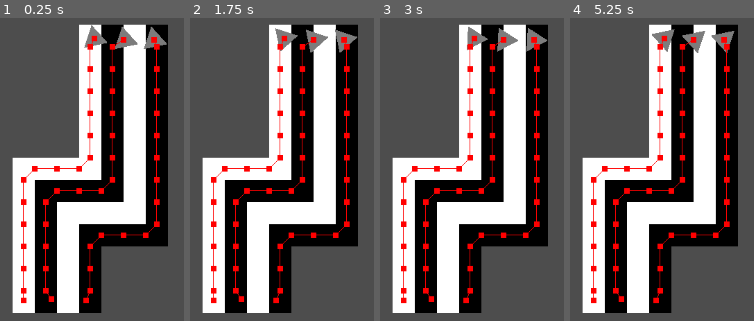
Above: before the commit, frames 1-4 (left to right).
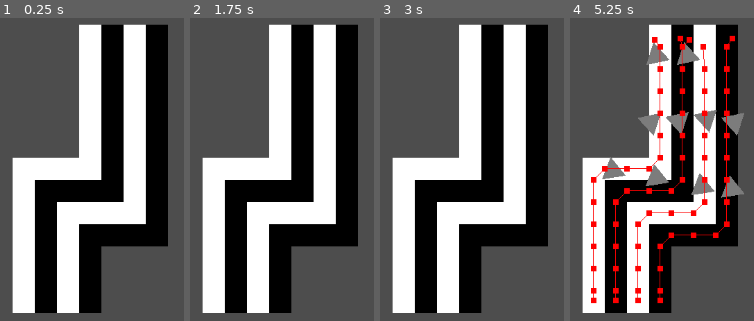
Above: after the commit, the same moments.

Repository: gluemagazine/square-tower-defence
Game: Godot game, scene res://scenes/map_template.tscn
Same seed, same stepped clock (60 frames per second), same inputs: the game is played once before the commit and once after it. The project has no main scene, so this scene is started directly.
Inputs:
- Up to frame 1 (0.25 s): no input
- Up to frame 2 (1.75 s): no input
- Up to frame 3 (3 s): no input
- Up to frame 4 (5.25 s): no input

The runs differ from the first frame. In frame 1, 6.1% of the frame differs, in the area x 11-91%, y 2-95%; in frame 2, 6.1%; in frame 3, 6.1%; in frame 4, 7.7%, in the area x 17-95%, y 3-95%.

Commit message:
basic enemies, waves, and spawners work

Diff:
--- a/square-tower-defence/enemies/Enemy Template.tscn
+++ b/square-tower-defence/enemies/Enemy Template.tscn
@@ -17,7 +17,7 @@
 }
 health = 10
 damage = 10
-speed = 100
+speed = 50
 metadata/_custom_type_script = "uid://n1c5q3ar4ftf"
 
 [sub_resource type="RectangleShape2D" id="RectangleShape2D_icmaq"]
@@ -130,4 +130,5 @@
 
 [node name="NavigationAgent2D" type="NavigationAgent2D" parent="."]
 path_postprocessing = 1
+radius = 3.0
 debug_enabled = true
--- a/square-tower-defence/enemies/enemy_template.gd
+++ b/square-tower-defence/enemies/enemy_template.gd
@@ -1,25 +1,31 @@
 extends CharacterBody2D
+class_name Enemy
 @export var stats : EnemyResource
 @export var panel : Panel
 @export var animation : AnimationPlayer
 @export var health : HealthComponent
-@export var target : Marker2D
+@export var target : Node2D
 @export var nav : NavigationAgent2D
 @export var path_num : int = 1
 var shader : Shader = preload("uid://chudojcwfpmos").duplicate()
 var speed
+
+signal killed
 
 func _ready() -> void:
 	if target:
 		nav.target_position = target.global_position
 	else:
 		print("no target")
+	if nav.avoidance_enabled:
+		nav.velocity_computed.connect(on_velocity_computed)
 	nav.set_navigation_layer_value(1,false)
-	nav.set_navigation_layer_value(pow(2,path_num-1),true)
+	nav.set_navigation_layer_value(path_num,true)
 	speed = stats.speed
 
 	health.max_health = stats.health
 	health.health = stats.health
+	health.death.connect(die)
 
 	panel.material = panel.material.duplicate(true)
 	panel.material.set_shader_parameter("edges",stats.sides)
@@ -27,4 +33,18 @@
 	animation.play(stats.animations["walk"])
 
 func _physics_process(delta: float) -> void:
-	nav.get_next_path_position()
+	var next_position = nav.get_next_path_position()
+	var new_velocity = global_position.direction_to(next_position) * speed
+	if nav.avoidance_enabled:
+		nav.set_velocity(new_velocity)
+	else:
+		on_velocity_computed(new_velocity)
+	move_and_slide()
+
+func on_velocity_computed(safe_elocity):
+	velocity = safe_elocity
+
+func die():
+	killed.emit(self)
+	await get_tree().physics_frame
+	queue_free()
--- /dev/null
+++ b/square-tower-defence/enemies/manual_spawner.gd
@@ -0,0 +1,19 @@
+extends Node2D
+class_name ManualSpawner
+
+@export var path_num : int
+@export var new_parent : Node
+@export var target : Node2D
+var enemy_scene = preload("uid://biekub6ra6v5j")
+
+func spawn(enemy : EnemyResource):
+	var instance = enemy_scene.instantiate()
+	instance.stats = enemy
+	instance.global_position = global_position
+	instance.target = target
+	instance.path_num = path_num
+	if new_parent:
+		new_parent.add_child(instance)
+	else:
+		get_parent().add_child(instance)
+	return instance
--- /dev/null
+++ b/square-tower-defence/enemies/spawner.gd
@@ -0,0 +1,13 @@
+extends Node2D
+class_name StaticSpawner
+@export var enemy : EnemyResource
+@export var interval : float = 1.0
+var enemy_scene = preload("uid://biekub6ra6v5j")
+
+func spawn():
+	var instance = enemy_scene.instantiate()
+	instance.stats = enemy
+	instance.global_position = global_position
+	get_parent().add_child(instance)
+	await  get_tree().create_timer(interval)
+	spawn()
--- /dev/null
+++ b/square-tower-defence/enemies/wave_manager.gd
@@ -0,0 +1,73 @@
+extends Node
+class_name WaveManager
+
+@export var spawner_array : Array[ManualSpawner]
+var spawners : Dictionary[int,ManualSpawner]
+var options = []
+
+@export var waves : Array[Wave] = []
+var wave_length : int = 10
+var final_wave : bool = false
+
+var current_enemies : Array[Enemy] = []
+var current_wave : Wave
+
+var timer : Timer
+
+func _ready() -> void:
+	for i in range(spawner_array.size()):
+		spawners[i+1] = spawner_array[i]
+	for key in spawners:
+		if spawners[key] != null:
+			options.append(key)
+	timer = Timer.new()
+	timer.autostart = false
+	timer.one_shot = true
+	timer.wait_time = 3
+	add_child(timer)
+	timer.timeout.connect(next_wave)
+	timer.start()
+
+func next_wave():
+	if final_wave:
+		return
+	current_wave = waves.pop_front().duplicate()
+	if waves == []:
+		final_wave = true
+	timer.wait_time = current_wave.duration
+	timer.start()
+	spawn_wave()
+
+func spawn_wave():
+	var n_of_spawners = options.size()
+	var num_spawned = 0
+	var spawn_again : bool = false
+	var keep_spawning = false
+	for key in current_wave.enemies:
+		if spawn_again:
+			break
+		for i in range(current_wave.enemies[key]):
+			if current_wave.enemies[key] <= 0:
+				break
+			var new_enemy = spawners[i % (n_of_spawners) + 1].spawn(key)
+			current_enemies.append(new_enemy)
+			new_enemy.killed.connect(check_for_wave_end)
+			num_spawned += 1
+			current_wave.enemies[key] -= 1
+			if num_spawned >= options.size():
+				spawn_again = true
+				break
+	if spawn_again:
+		await get_tree().create_timer(current_wave.spawn_interval).timeout
+		spawn_wave()
+
+
+func check_for_wave_end(erased_enemy):
+
+	if erased_enemy in current_enemies:
+		current_enemies.erase(erased_enemy)
+	if current_enemies == []:
+		timer.stop()
+		spawn_wave()
+		if final_wave:
+			print("victory, change effect later")
--- /dev/null
+++ b/square-tower-defence/resources/enemies/basic enemy.tres
@@ -0,0 +1,17 @@
+[gd_resource type="Resource" script_class="EnemyResource" load_steps=2 format=3 uid="uid://40154clyob1r"]
+
+[ext_resource type="Script" uid="uid://n1c5q3ar4ftf" path="res://resources/enemies/enemy_resource.gd" id="1_6v01x"]
+
+[resource]
+script = ExtResource("1_6v01x")
+sides = 3
+color = Color(0.697578, 0.697578, 0.697578, 1)
+animations = {
+&"attack": "attack",
+&"hurt": "hurt",
+&"walk": "walk"
+}
+health = 10
+damage = 10
+speed = 50
+metadata/_custom_type_script = "uid://n1c5q3ar4ftf"
--- /dev/null
+++ b/square-tower-defence/resources/waves/basic wave.tres
@@ -0,0 +1,14 @@
+[gd_resource type="Resource" script_class="Wave" load_steps=4 format=3 uid="uid://ce5c5uu5q1ncf"]
+
+[ext_resource type="Script" uid="uid://n1c5q3ar4ftf" path="res://resources/enemies/enemy_resource.gd" id="1_30iub"]
+[ext_resource type="Script" uid="uid://cimw6eha4lytp" path="res://resources/waves/wave.gd" id="2_e0hr8"]
+[ext_resource type="Resource" uid="uid://40154clyob1r" path="res://resources/enemies/basic enemy.tres" id="2_uvwfk"]
+
+[resource]
+script = ExtResource("2_e0hr8")
+enemies = Dictionary[ExtResource("1_30iub"), int]({
+ExtResource("2_uvwfk"): 10
+})
+duration = 10.0
+spawn_interval = 1.0
+metadata/_custom_type_script = "uid://cimw6eha4lytp"
--- /dev/null
+++ b/square-tower-defence/resources/waves/wave.gd
@@ -0,0 +1,5 @@
+extends Resource
+class_name Wave
+@export var enemies : Dictionary[EnemyResource,int] = {}
+@export var duration : float = 10
+@export var spawn_interval : float = 1.0
--- a/square-tower-defence/scenes/map_template.tscn
+++ b/square-tower-defence/scenes/map_template.tscn
@@ -1,10 +1,13 @@
-[gd_scene load_steps=17 format=4 uid="uid://kl6qgmxpv6il"]
+[gd_scene load_steps=20 format=4 uid="uid://kl6qgmxpv6il"]
 
+[ext_resource type="Script" uid="uid://bplmlt0rdsi7r" path="res://enemies/wave_manager.gd" id="1_fjhfp"]
 [ext_resource type="PackedScene" uid="uid://dxdg6x15vicwl" path="res://resources/tilemaps/tile.tscn" id="1_y45xn"]
 [ext_resource type="PackedScene" uid="uid://bubnfek1p03v2" path="res://resources/tilemaps/tower.tscn" id="2_f5a3m"]
+[ext_resource type="Script" uid="uid://cimw6eha4lytp" path="res://resources/waves/wave.gd" id="2_gj7s8"]
+[ext_resource type="Script" uid="uid://dsrsqrxwy3wns" path="res://enemies/manual_spawner.gd" id="2_xd6eh"]
 [ext_resource type="PackedScene" uid="uid://dsddjfcx5lsfv" path="res://resources/tilemaps/wall.tscn" id="3_vvwyf"]
+[ext_resource type="Resource" uid="uid://ce5c5uu5q1ncf" path="res://resources/waves/basic wave.tres" id="3_xscvl"]
 [ext_resource type="Texture2D" uid="uid://cta7c5832t11s" path="res://resources/tilemaps/Color Tiles.png" id="4_24haj"]
-[ext_resource type="PackedScene" uid="uid://biekub6ra6v5j" path="res://enemies/Enemy Template.tscn" id="4_vvwyf"]
 
 [sub_resource type="TileSetScenesCollectionSource" id="TileSetScenesCollectionSource_xww52"]
 scenes/1/scene = ExtResource("1_y45xn")
@@ -96,6 +99,44 @@
 
 [node name="Map Template" type="Node2D"]
 
+[node name="WaveManager" type="Node" parent="." node_paths=PackedStringArray("spawner_array")]
+script = ExtResource("1_fjhfp")
+spawner_array = [NodePath("ManualSpawner"), NodePath("ManualSpawner2"), NodePath("ManualSpawner3"), NodePath("ManualSpawner4")]
+waves = Array[ExtResource("2_gj7s8")]([ExtResource("3_xscvl")])
+metadata/_custom_type_script = "uid://bplmlt0rdsi7r"
+
+[node name="ManualSpawner" type="Node2D" parent="WaveManager" node_paths=PackedStringArray("new_parent", "target")]
+position = Vector2(105, -6)
+script = ExtResource("2_xd6eh")
+path_num = 1
+new_parent = NodePath("../..")
+target = NodePath("../../Marker2D")
+metadata/_custom_type_script = "uid://dsrsqrxwy3wns"
+
+[node name="ManualSpawner2" type="Node2D" parent="WaveManager" node_paths=PackedStringArray("new_parent", "target")]
+position = Vector2(120, -6)
+script = ExtResource("2_xd6eh")
+path_num = 2
+new_parent = NodePath("../..")
+target = NodePath("../../Marker2D2")
+metadata/_custom_type_script = "uid://dsrsqrxwy3wns"
+
+[node name="ManualSpawner3" type="Node2D" parent="WaveManager" node_paths=PackedStringArray("new_parent", "target")]
+position = Vector2(136, -7)
+script = ExtResource("2_xd6eh")
+path_num = 3
+new_parent = NodePath("../..")
+target = NodePath("../../Marker2D3")
+metadata/_custom_type_script = "uid://dsrsqrxwy3wns"
+
+[node name="ManualSpawner4" type="Node2D" parent="WaveManager" node_paths=PackedStringArray("new_parent", "target")]
+position = Vector2(153, -7)
+script = ExtResource("2_xd6eh")
+path_num = 4
+new_parent = NodePath("../..")
+target = NodePath("../../Marker2D4")
+metadata/_custom_type_script = "uid://dsrsqrxwy3wns"
+
 [node name="TileMapLayer" type="TileMapLayer" parent="."]
 tile_map_data = PackedByteArray("AAAHAAIAAQAAAAEAAAAHAAMAAQAAAAEAAAAHAAQAAQAAAAEAAAAHAAUAAQAAAAEAAAAHAAYAAQAAAAEAAAAGAA …(944 unchanged characters)…
 tile_set = SubResource("TileSet_y45xn")
@@ -104,24 +145,13 @@
 position = Vector2(56, 183)
 
 [node name="Marker2D2" type="Marker2D" parent="."]
-position = Vector2(76, 182)
+position = Vector2(72, 183)
 
 [node name="Marker2D3" type="Marker2D" parent="."]
-position = Vector2(101, 183)
+position = Vector2(88, 183)
 
-[node name="EnemyTemplate" parent="." node_paths=PackedStringArray("target") instance=ExtResource("4_vvwyf")]
-position = Vector2(107, -6)
-target = NodePath("../Marker2D")
-
-[node name="EnemyTemplate2" parent="." node_paths=PackedStringArray("target") instance=ExtResource("4_vvwyf")]
-position = Vector2(129, -5)
-target = NodePath("../Marker2D2")
-path_num = 2
-
-[node name="EnemyTemplate3" parent="." node_paths=PackedStringArray("target") instance=ExtResource("4_vvwyf")]
-position = Vector2(150, -5)
-target = NodePath("../Marker2D3")
-path_num = 3
+[node name="Marker2D4" type="Marker2D" parent="."]
+position = Vector2(104, 183)
 
 [node name="Camera2D" type="Camera2D" parent="."]
 position = Vector2(133, 95)
Not shown, added: square-tower-defence/enemies/manual_spawner.gd.uid
Not shown, added: square-tower-defence/enemies/spawner.gd.uid
Not shown, added: square-tower-defence/enemies/wave_manager.gd.uid
Not shown, added: square-tower-defence/resources/waves/wave.gd.uid
